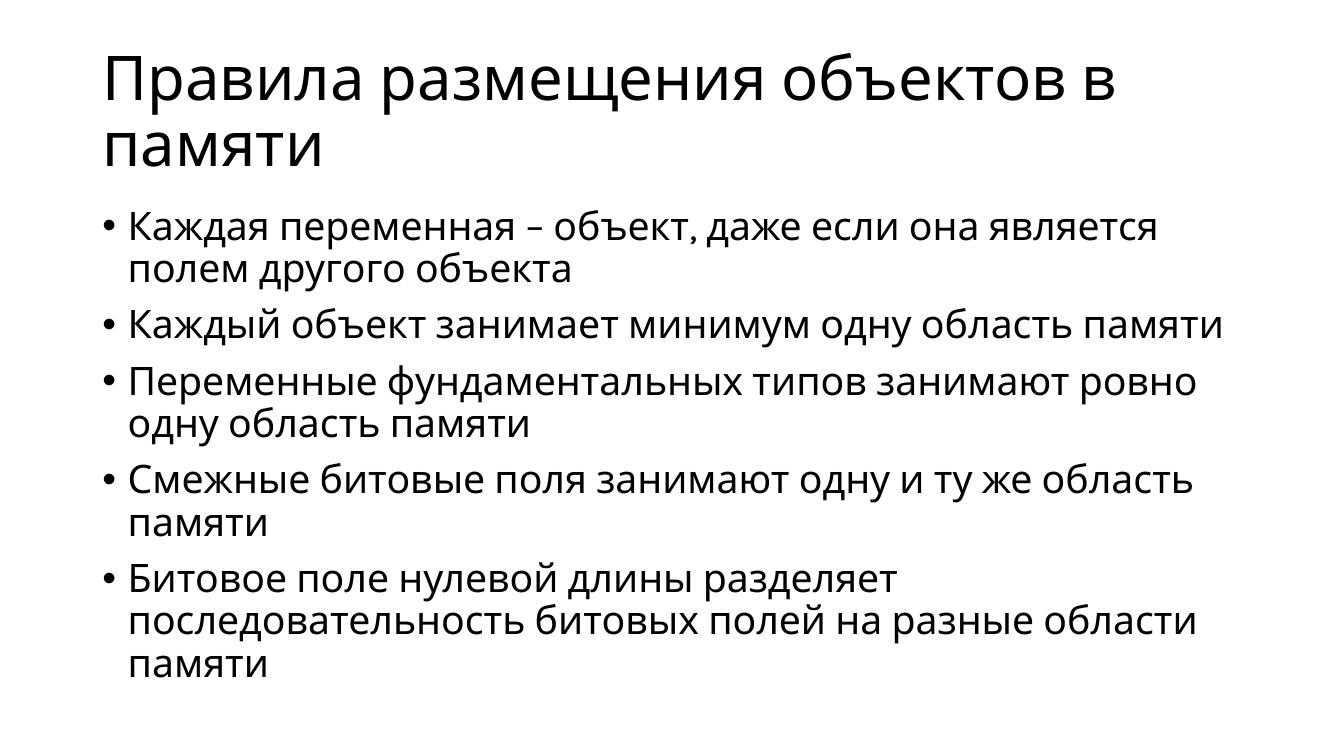
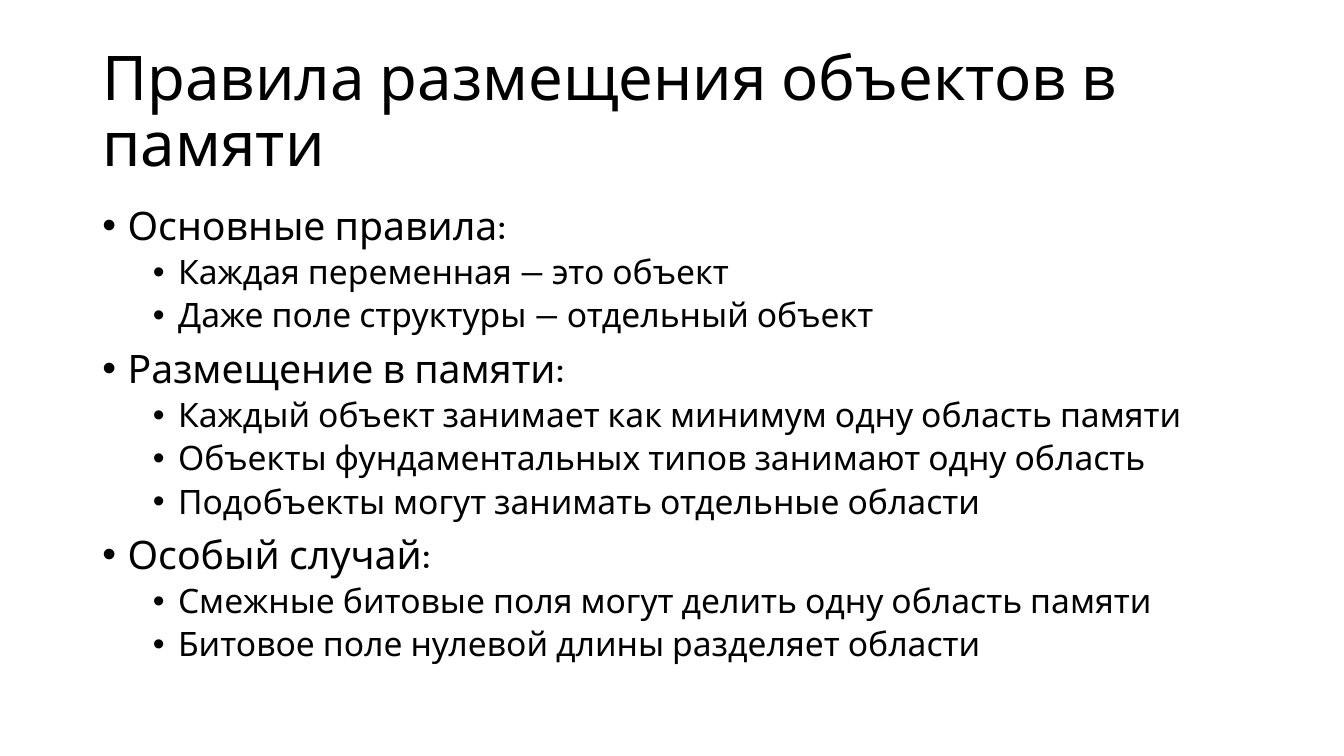
Before and after one commit to alexey-malov/pc, a slide deck: slide 13 of lectures/08/Модель памяти и атомарные операции.pptx (slide 14 before the commit). Drawn at 1344x756 pixels with LibreOffice and Linux fonts; fonts in the diff are those of the drawing. Boxes give left, top, right and bottom in pixels: in the first picture for what was removed or moved away, otherwise in the second. Text is boxed around its words. In the diff, an @@ line names an element or a change of style, - is before the commit and + after.

Commit message:
Обновил лекцию по дедлокам и моделям памяти

```diff
--- a/lectures/08/Модель памяти и атомарные операции.pptx
+++ b/lectures/08/Модель памяти и атомарные операции.pptx
@@ text at bbox=[128, 211, 1181, 664]: text changed; size 28 to 24 pt @@
-• Каждая переменная – объект, даже если она является полем другого объекта
-• Каждый объект занимает минимум одну область памяти
-• Переменные фундаментальных типов занимают ровно одну область памяти
-• Смежные битовые поля занимают одну и ту же область памяти
-• Битовое поле нулевой длины разделяет последовательность битовых полей на разные области памяти
+• Основные правила:
+  • Каждая переменная — это объект
+  • Даже поле структуры — отдельный объект
+• Размещение в памяти:
+  • Каждый объект занимает как минимум одну область памяти
+  • Объекты фундаментальных типов занимают одну область
+  • Подобъекты могут занимать отдельные области
+• Особый случай:
+  • Смежные битовые поля могут делить одну область памяти
+  • Битовое поле нулевой длины разделяет области
```
Also in this commit, not shown: 13 other slides changed, 1 slide added, 3 slides removed, 1 other file.
